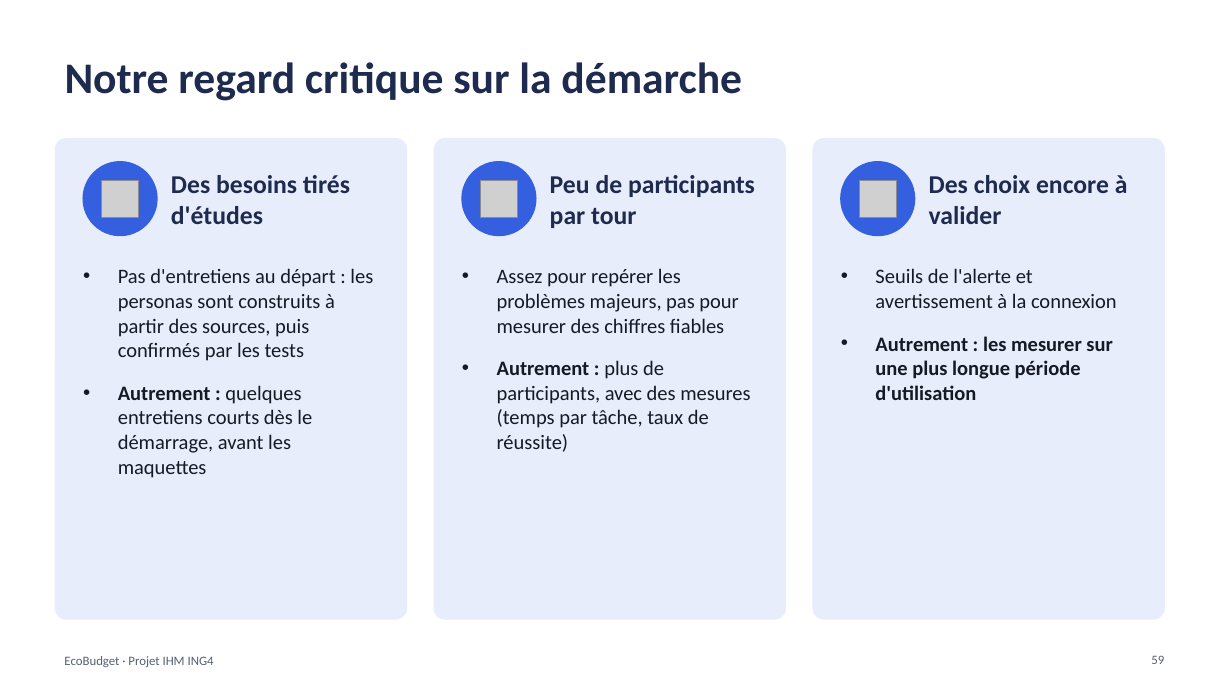
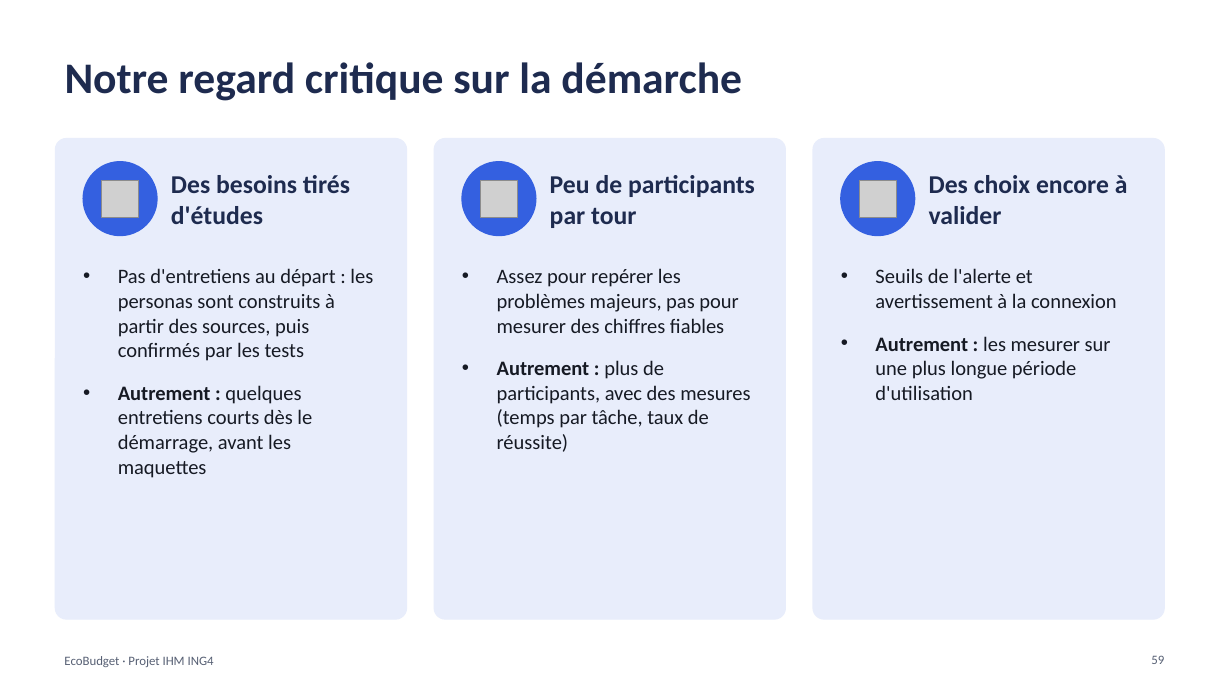
Before and after one commit to kaderouadahi/EcoBudget, a slide deck: slide 59 of livrables/EcoBudget.pptx. Drawn at 1232x693 pixels with LibreOffice and Linux fonts; fonts in the diff are those of the drawing; grey boxes stand for pictures. Boxes give left, top, right and bottom in pixels: in the first picture for what was removed or moved away, otherwise in the second. Text is boxed around its words. In the diff, an @@ line names an element or a change of style, - is before the commit and + after.

```diff
--- a/livrables/EcoBudget.pptx
+++ b/livrables/EcoBudget.pptx
@@ text at [875, 336, 1111, 400]: bold off in "les mesurer sur une plus longue période ..." @@
```
Also in this commit, not shown: 5 other slides changed.
